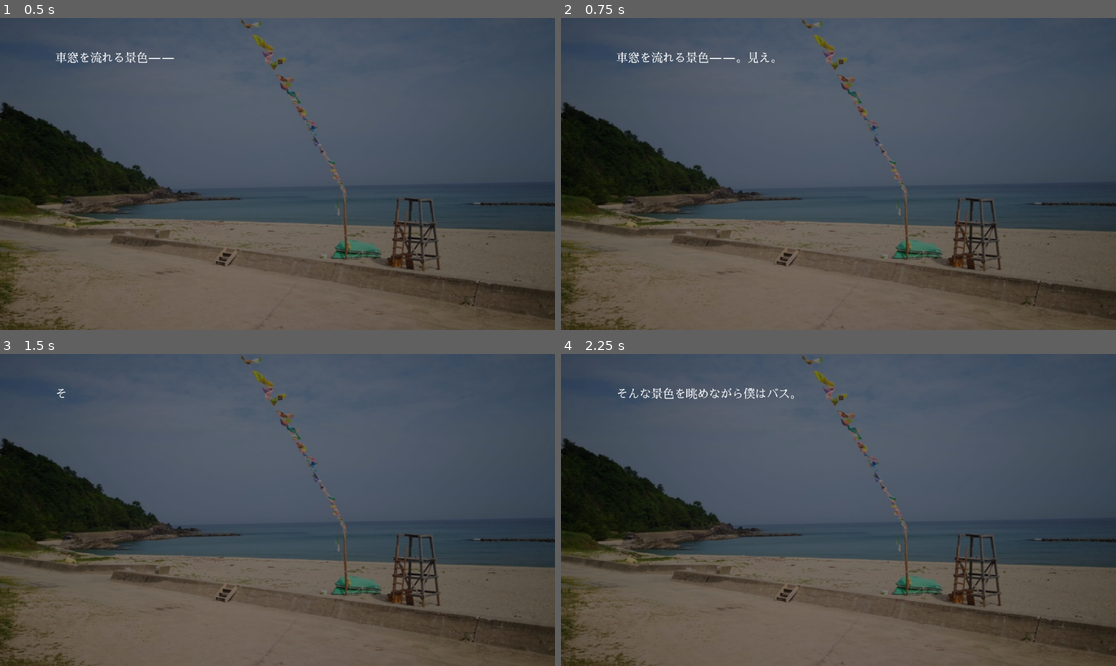
Above: before the commit, frames 1-4 (two rows, left to right).
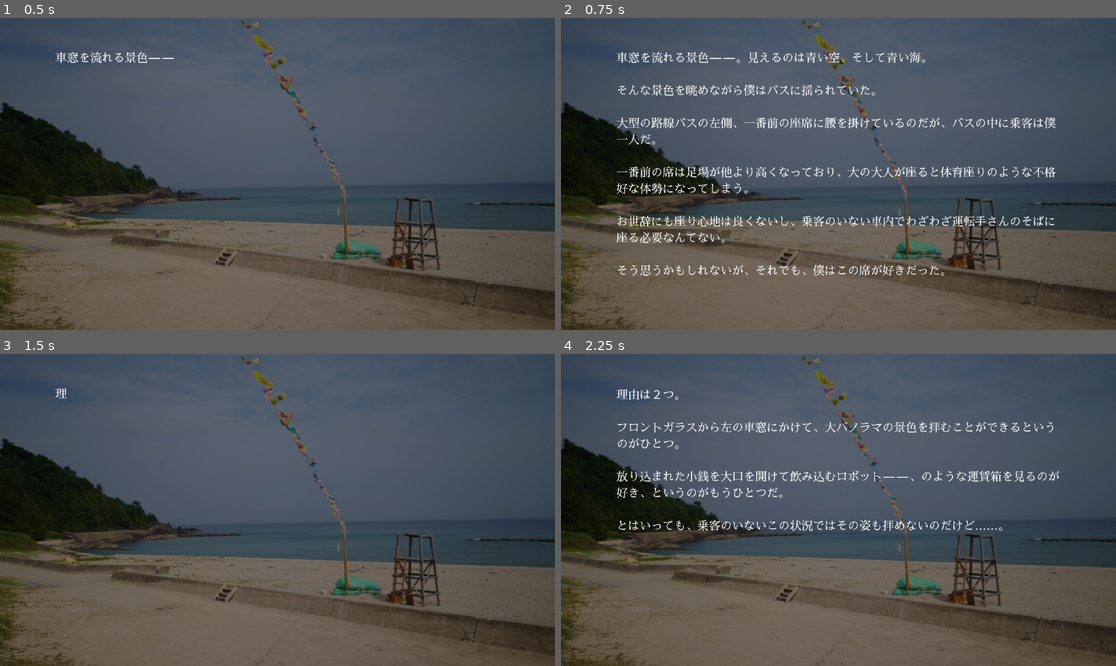
Above: after the commit, the same moments.

Repository: azukigame-s/kiminokoe
Game: Godot game, scene res://scenes/novel_system.tscn
The game is run twice, just before and just after one commit, with the same random seed, the same clock (stepped at 60 frames per second) and the same inputs.
Inputs (mouse positions are in pixels of both pictures, inside the frame that each line leads up to):
- Up to frame 1 (0.5 s): no input
- Up to frame 2 (0.75 s): move the mouse to (960, 158) at 0.52 s; click (960, 158) at 0.67 s
- Up to frame 3 (1.5 s): tap Enter at 1.25 s; move the mouse to (166, 525) at 1.27 s; click (166, 525) at 1.42 s
- Up to frame 4 (2.25 s): move the mouse to (894, 441) at 2.02 s; click (894, 441) at 2.17 s

Frame 1 is identical in both runs. In frame 2, 4.8% of the frame differs, in the area x 10-90%, y 10-83%; in frame 3, less than 0.1%; in frame 4, 3.2%.

Commit message:
⏪️ 正しく動いていた状態に戻す

Diff:
--- a/scripts/novel_system.gd
+++ b/scripts/novel_system.gd
@@ -226,24 +226,38 @@
 				is_text_completed = true
 				# テキスト表示が完了したら、「続きあり」インジケータを表示
 				if more_indicator:
-					more_indicator.visible = current_page_index < page_text_buffer.size() - 1
+					more_indicator.visible = true
 
 # 現在表示すべきテキストを更新する関数
 func _update_displayed_text():
 	if dialogue_text:
-		if displayed_text.length() == 1 && current_page_index == 0:
-			# 最初の文字を表示するときは、テキストをリセット
-			var base_text = ""
-
-			# 話者名があれば追加
-			if page_text_buffer[0]["speaker"] != "":
-				base_text = "[color=#FFDD00][b]" + page_text_buffer[0]["speaker"] + "[/b][/color]\n\n"
-
-			dialogue_text.text = base_text
-
-		# 1文字ずつ追加
-		if displayed_text.length() > 0:
-			dialogue_text.text += displayed_text[displayed_text.length() - 1]
+		var base_text = ""
+
+		# 話者名やすでにバッファにある内容を取得
+		if current_page_index > 0:
+			# 前のページ内容を保持
+			base_text = dialogue_text.text
+			# 最後の文章の表示部分のみを置き換える（現在表示中の文のプレフィクス部分を見つける）
+			var last_text_start = base_text.rfind("\n\n")
+			if last_text_start != -1:
+				# 話者名が含まれているか確認
+				var next_line = base_text.find("\n\n", last_text_start + 2)
+				if next_line != -1 and base_text.find("[color=#FFDD00][b]", last_text_start) != -1:
+					# 話者名を含む場合、その後の改行までをベーステキストとする
+					base_text = base_text.substr(0, next_line + 2)
+
+				else:
+					# 話者名を含まない場合、最後の改行までをベーステキストとする
+					base_text = base_text.substr(0, last_text_start + 2)
+
+		# 話者名がある場合は最初に追加
+		if current_page_index == 0:
+			var text_parts = dialogue_text.text.split("\n\n", false, 1)
+			if text_parts.size() > 0 and text_parts[0].begins_with("[color=#FFDD00][b]"):
+				base_text = text_parts[0] + "\n\n"
+
+		# 最終的なテキストを設定
+		dialogue_text.text = base_text + displayed_text
 	else:
 		print("Error: dialogue_text is null in _update_displayed_text()")
 
@@ -288,12 +302,8 @@
 func show_text_same_page(text, speaker_name = ""):
 	print("Showing additional text in the same page: ", text)
 
-	# 新しい文章をバッファに追加
-	add_to_page_buffer(text, speaker_name)
-
-	# 現在のテキストを保存して続きを表示する
-	var last_text = page_text_buffer[current_page_index]
-	current_text = last_text["text"]
+	# 新しい文章を設定
+	current_text = text
 	displayed_text = ""
 	is_text_completed = false
 	text_timer = 0
@@ -327,31 +337,13 @@
 
 		print("Text display completed.")
 	else:
-		# テキストが表示済みの場合
+		# テキストが表示済みなら次の文を同じページに表示
 		if current_page_index < page_text_buffer.size() - 1:
-			# まだ表示する文がある場合、同じページ内の次のテキストへ
+			# まだ表示する文がある場合
 			current_page_index += 1
 			var next_text = page_text_buffer[current_page_index]
-
-			# 次のテキストを設定
-			current_text = next_text["text"]
-			displayed_text = ""
-			is_text_completed = false
-			text_timer = 0
-
-			# 話者名があれば追加（保持しているテキストの後に）
-			if next_text["speaker"] != "":
-				# 改行を追加して話者名を設定
-				dialogue_text.text = dialogue_text.text + "\n\n[color=#FFDD00][b]" + next_text["speaker"] + "[/b][/color]\n\n"
-			else:
-				# 話者名なしの場合は単に改行を追加
-				dialogue_text.text = dialogue_text.text + "\n\n"
-
-			# 「続きあり」インジケータを非表示にする
-			if more_indicator:
-				more_indicator.visible = false
-
-			print("Starting next text in the same page.")
+			show_text_same_page(next_text["text"], next_text["speaker"])
+			print("Showing next text in the same page.")
 		else:
 			# バッファ内のテキストをすべて表示したので次のシナリオへ
 			print("All text displayed, advancing to next scenario.")
@@ -512,16 +504,6 @@
 		"speaker": speaker_name
 	})
 
-# テキストページをクリアする関数（新規ページ作成時に使用）
-func clear_text_page():
-	page_text_buffer = []
-	current_page_index = 0
-	if dialogue_text:
-		dialogue_text.text = ""
-	if more_indicator:
-		more_indicator.visible = false
-	print("Text page cleared")
-
 # 入力処理
 func _input(event):
 	if event is InputEventMouseButton:
--- a/scripts/test_scenario.gd
+++ b/scripts/test_scenario.gd
@@ -16,92 +16,50 @@
 	{
 		"type": "dialogue",
 		"speaker": "",
-		"text": "車窓を流れる景色――。見えるのは青い空、そして青い海。",
-		"new_page": true  # 新しいシーンの開始なので新ページ
-	},
-	{
-		"type": "dialogue",
-		"speaker": "",
-		"text": "そんな景色を眺めながら僕はバスに揺られていた。"
-		# new_pageが省略されているので同じページに追加
-	},
-	{
-		"type": "dialogue",
-		"speaker": "",
-		"text": "大型の路線バスの左側、一番前の座席に腰を掛けているのだが、バスの中に乗客は僕一人だ。"
-		# 同じページに追加
-	},
-	{
-		"type": "dialogue",
-		"speaker": "",
-		"text": "一番前の席は足場が他より高くなっており、大の大人が座ると体育座りのような不格好な体勢になってしまう。"
-		# 同じページに追加
-	},
-	{
-		"type": "dialogue",
-		"speaker": "",
-		"text": "お世辞にも座り心地は良くないし、乗客のいない車内でわざわざ運転手さんのそばに座る必要なんてない。"
-		# 同じページに追加
-	},
-	{
-		"type": "dialogue",
-		"speaker": "",
-		"text": "そう思うかもしれないが、それでも、僕はこの席が好きだった。"
-		# 同じページに追加
-	},
-	{
-		"type": "dialogue",
-		"speaker": "",
-		"text": "理由は２つ。",
-		"new_page": true  # 新しい段落で区切るため新ページ
-	},
-	{
-		"type": "dialogue",
-		"speaker": "",
-		"text": "フロントガラスから左の車窓にかけて、大パノラマの景色を拝むことができるというのがひとつ。"
-		# 同じページに追加
-	},
-	{
-		"type": "dialogue",
-		"speaker": "",
-		"text": "放り込まれた小銭を大口を開けて飲み込むロボット――、のような運賃箱を見るのが好き、というのがもうひとつだ。"
-		# 同じページに追加
-	},
-	{
-		"type": "dialogue",
-		"speaker": "",
-		"text": "とはいっても、乗客のいないこの状況ではその姿も拝めないのだけど……。"
-		# 同じページに追加
-	},
-	{
-		"type": "dialogue",
-		"speaker": "",
-		"text": "流れる景色を見ていると、いろいろと考えてしまう。",
-		"new_page": true  # 場面転換のような重要な文なので新ページ
-	},
-	{
-		"type": "dialogue",
-		"speaker": "",
-		"text": "いろいろと思い出してしまう――。"
-		# 同じページに追加
-	},
-	{
-		"type": "dialogue",
-		"speaker": "",
-		"text": "――そう。",
-		"new_page": true  # 強調するため新ページ
+		"text": "車窓を流れる景色――。見えるのは青い空、そして青い海。
+
+そんな景色を眺めながら僕はバスに揺られていた。
+
+大型の路線バスの左側、一番前の座席に腰を掛けているのだが、バスの中に乗客は僕一人だ。
+
+一番前の席は足場が他より高くなっており、大の大人が座ると体育座りのような不格好な体勢になってしまう。
+
+お世辞にも座り心地は良くないし、乗客のいない車内でわざわざ運転手さんのそばに座る必要なんてない。
+
+そう思うかもしれないが、それでも、僕はこの席が好きだった。"
+	},
+	{
+		"type": "dialogue",
+		"speaker": "",
+		"text": "理由は２つ。
+
+フロントガラスから左の車窓にかけて、大パノラマの景色を拝むことができるというのがひとつ。
+
+放り込まれた小銭を大口を開けて飲み込むロボット――、のような運賃箱を見るのが好き、というのがもうひとつだ。
+
+とはいっても、乗客のいないこの状況ではその姿も拝めないのだけど……。"
+	},
+	{
+		"type": "dialogue",
+		"speaker": "",
+		"text": "流れる景色を見ていると、いろいろと考えてしまう。
+
+いろいろと思い出してしまう――。"
+	},
+	{
+		"type": "dialogue",
+		"speaker": "",
+		"text": "――そう。"
 	},
 	{
 		"type": "dialogue",
 		"speaker": "",
 		"text": "――――あの日も。"
-		# 同じページに追加
 	},
 	{
 		"type": "dialogue",
 		"speaker": "",
 		"text": "あの日も……、１０月にしては青すぎる景色だった――。"
-		# 同じページに追加
 	},
 	{
 		"type": "sfx",
@@ -110,62 +68,114 @@
 	{
 		"type": "dialogue",
 		"speaker": "",
-		"text": "『次は――』",
-		"new_page": true  # SFX後は新ページ
-	},
-	{
-		"type": "dialogue",
-		"speaker": "",
-		"text": "ピンポーンと軽い音が鳴る。"
-		# 同じページに追加
-	},
-	{
-		"type": "dialogue",
-		"speaker": "",
-		"text": "『――だき西口。次は、地蔵焚西口です』"
-		# 同じページに追加
-	},
-	{
-		"type": "dialogue",
-		"speaker": "",
-		"text": "次のバス停を知らせる感情のない音声を待たずして、降車ボタンを押した人がいる。"
-		# 同じページに追加
-	},
-	{
-		"type": "dialogue",
-		"speaker": "",
-		"text": "「へへへ、イチバーン」",
-		"new_page": true  # 会話の始まりなので新ページ
-	},
-	{
-		"type": "dialogue",
-		"speaker": "",
-		"text": "「あんまり早く押すとまた運転手さんに怒られるぞ」"
-		# 同じページに追加
-	},
-	{
-		"type": "dialogue",
-		"speaker": "",
-		"text": "ひとつ後ろの席に座る弟――、スグに向かい僕は言った。"
-		# 同じページに追加
-	},
-	{
-		"type": "dialogue",
-		"speaker": "",
-		"text": "ニヤニヤと笑いながらスグは口を開く。"
-		# 同じページに追加
-	},
-	{
-		"type": "dialogue",
-		"speaker": "",
-		"text": "「だって早く帰りたいじゃん！　なんてったって今日は――」"
-		# 同じページに追加
-	},
-	{
-		"type": "dialogue",
-		"speaker": "",
-		"text": "満面の笑顔だ。"
-		# 同じページに追加
+		"text": "『次は――』
+
+ピンポーンと軽い音が鳴る。
+
+『――だき西口。次は、地蔵焚西口です』
+
+次のバス停を知らせる感情のない音声を待たずして、降車ボタンを押した人がいる。"
+	},
+	{
+		"type": "dialogue",
+		"speaker": "",
+		"text": "「へへへ、イチバーン」
+
+「あんまり早く押すとまた運転手さんに怒られるぞ」
+
+ひとつ後ろの席に座る弟――、スグに向かい僕は言った。
+
+ニヤニヤと笑いながらスグは口を開く。
+
+「だって早く帰りたいじゃん！　なんてったって今日は――」
+
+満面の笑顔だ。"
+	},
+	{
+		"type": "dialogue",
+		"speaker": "",
+		"text": "そう。今日は１０月１０日。
+
+弟の８歳の誕生日だった。
+
+そんなやり取りをしているうちにバスはスピードを落とし、バス停に着く。
+
+僕が席を立とうとすると、その横を直が横切る。
+
+「ちょっとスグ、先に行っちゃ……」
+
+「ありがとうございましたー。ほら、お兄ぃも早く！」
+
+普段は僕の後ろをついてくる弟も、今日は気持ちが高鳴っているのかそそくさとバスを降りてしまう。"
+	},
+	{
+		"type": "background",
+		"path": "res://assets/backgrounds/forest.jpg"
+	},
+	{
+		"type": "dialogue",
+		"speaker": "",
+		"text": "「ありがとうございました」
+
+運転手さんの顔も見ずお礼をし、慌ててあとを追った。
+
+バスを降りてもそこに弟の姿がない。
+
+「えっ、どこ？　スグぅ？」"
+	},
+	{
+		"type": "dialogue",
+		"speaker": "",
+		"text": "ランドセルがバスの後ろに回るのが見えた。
+
+――そっちはダメだ！"
+	},
+	{
+		"type": "dialogue",
+		"speaker": "",
+		"text": "「スグっ！　そっちは――――――」"
+	},
+	{
+		"type": "dialogue",
+		"speaker": "",
+		"text": "ドンッ！！！！"
+	},
+	{
+		"type": "dialogue",
+		"speaker": "",
+		"text": "キキーーッ！　ガシャン！！"
+	},
+	{
+		"type": "dialogue",
+		"speaker": "",
+		"text": "「…………ス……グ……？」"
+	},
+	{
+		"type": "dialogue",
+		"speaker": "",
+		"text": "今日は１０月１０日。
+
+弟の８歳の誕生日だった。"
+	},
+	{
+		"type": "dialogue",
+		"speaker": "",
+		"text": "１０月にしては青すぎる世界がかすみ、白くなる。"
+	},
+	{
+		"type": "dialogue",
+		"speaker": "",
+		"text": "そして、真っ暗になった――。"
+	},
+	{
+		"type": "dialogue",
+		"speaker": "",
+		"text": "誰かが遠くから叫ぶ声が聞こえる――。"
+	},
+	{
+		"type": "dialogue",
+		"speaker": "",
+		"text": "まわりの音も聞こえなくなり、鳶の鳴き声だけが耳に残っていた――――。"
 	},
 ]
 
@@ -200,22 +210,18 @@
 			novel_system.change_background(command.path)
 			proceed_to_next()
 		"dialogue":
+			# 複数のダイアログを一つのページにまとめる処理
 			var current_dialog = command.text
 			var current_speaker = command.speaker
 
-			# 新しいページで表示するかどうかを判断
-			if command.has("new_page") and command.new_page == true:
-				# 新しいページを開始
-				novel_system.clear_text_page()
+			# 最初のダイアログなら新しいページで表示
+			if novel_system.page_text_buffer.size() == 0:
 				novel_system.show_text(current_dialog, current_speaker)
 			else:
-				# 既存のページに追加
-				if novel_system.page_text_buffer.size() == 0:
-					# バッファが空の場合は新規表示
-					novel_system.show_text(current_dialog, current_speaker)
-				else:
-					# 既存のページに追加（同じページ内）
-					novel_system.show_text_same_page(current_dialog, current_speaker)
+				# 既存のバッファに追加
+				novel_system.add_to_page_buffer(current_dialog, current_speaker)
+
+			# ダイアログはプレイヤーの入力を待つので自動的には進まない
 		"bgm":
 			novel_system.play_bgm(command.path)
 			proceed_to_next()
